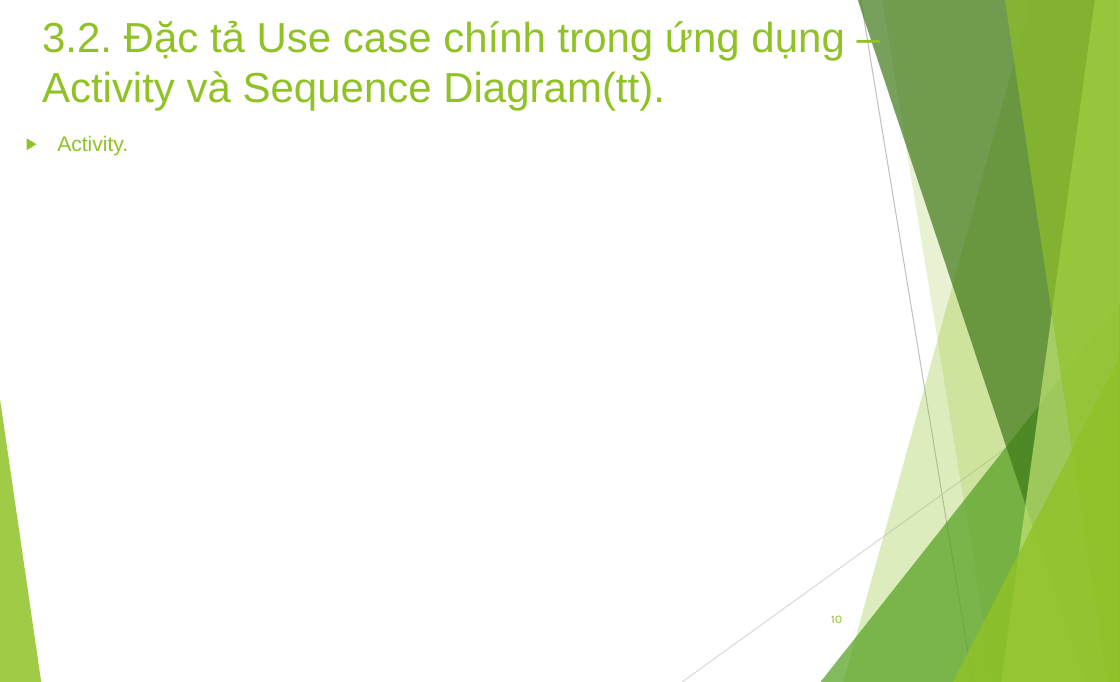
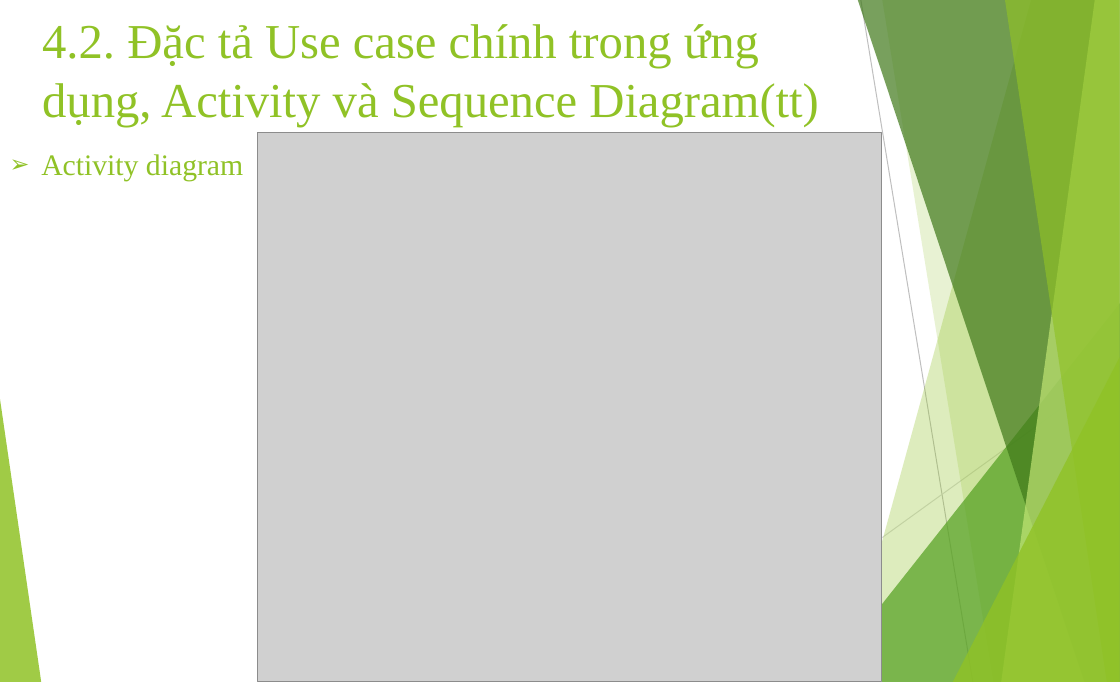
Before and after one commit to andy3520/intern-final-doc, a slide deck: slide 11 of doc/DOANTOTNGIEP.pptx (slide 10 before the commit). Drawn at 1120x682 pixels with LibreOffice and Linux fonts; fonts in the diff are those of the drawing; grey boxes stand for pictures. Boxes give left, top, right and bottom in pixels: in the first picture for what was removed or moved away, otherwise in the second. Text is boxed around its words. In the diff, an @@ line names an element or a change of style, - is before the commit and + after.

```diff
--- a/doc/DOANTOTNGIEP.pptx
+++ b/doc/DOANTOTNGIEP.pptx
@@ title at <box>42,24,819,127</box>: text changed; size 31.1 to 36 pt; font Arial to Times New Roman @@
-3.2. Đặc tả Use case chính trong ứng dụng – Activity và Sequence Diagram(tt).
+4.2. Đặc tả Use case chính trong ứng dụng, Activity và Sequence Diagram(tt)
@@ picture added at <box>258,132,882,682</box> @@
@@ text at <box>41,154,243,181</box>: text changed; size 15.5 to 22 pt; font Arial to Times New Roman @@
-▶ Activity.
+➢ Activity diagram
@@ page number removed at <box>831,615,842,623</box> @@
-10
```
Also in this commit, not shown: 10 other slides changed, 13 slides added, 9 slides removed.
